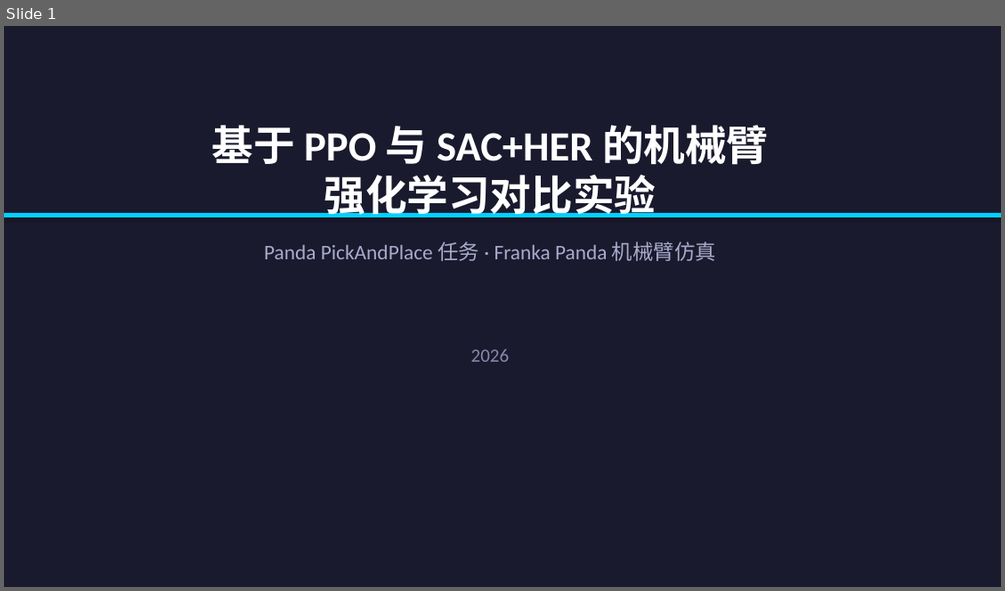
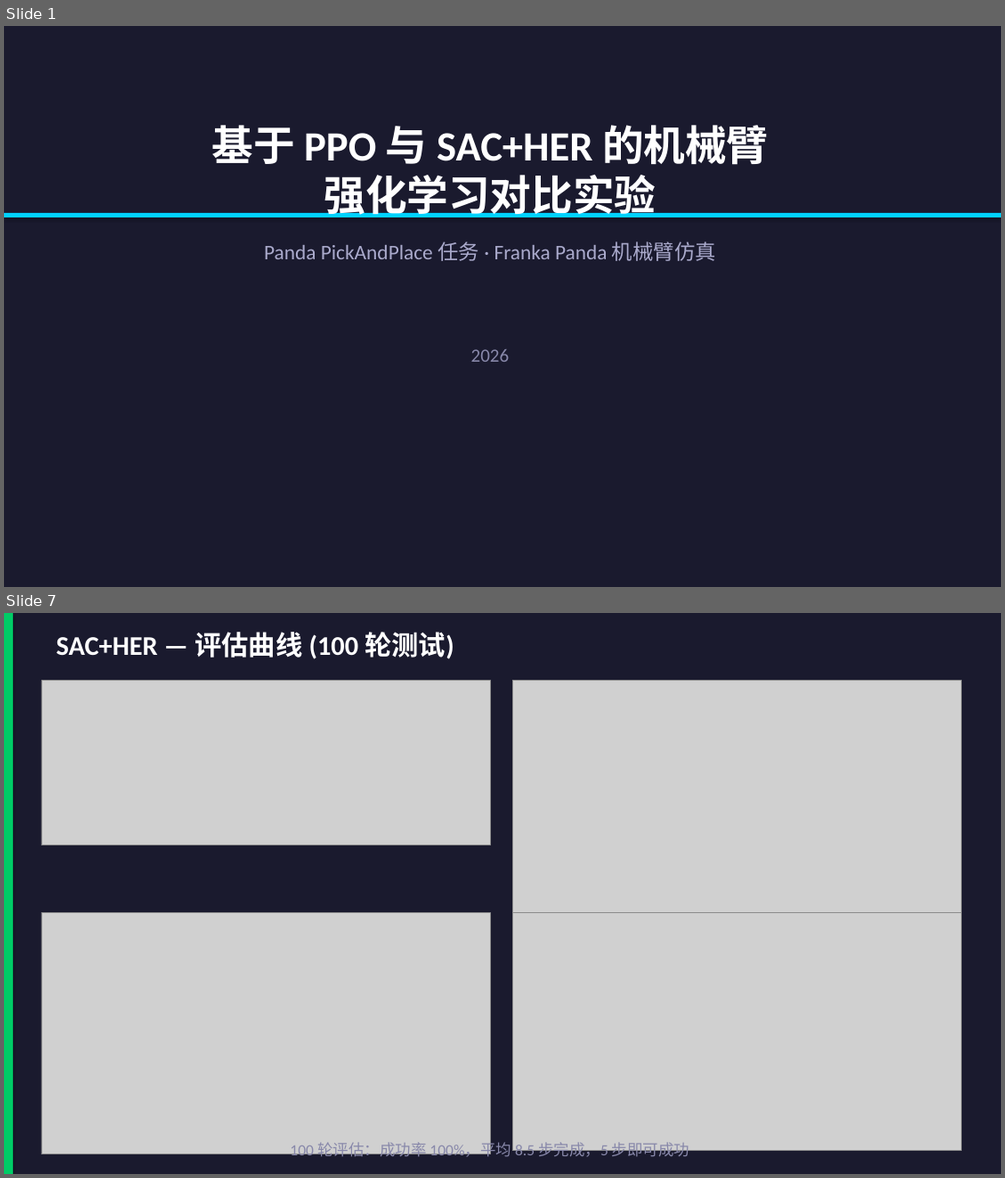
Before and after one commit to baobaolong777/RLStudy, a slide deck: 汇报PPT_PPO_vs_SAC_HER.pptx. Shown one above the other, each under a label of ours: slide 1 before the commit, slides 1 and 7 after it; the slides between them are not shown. The pictures are 1005x591 and 1005x1178 pixels, drawn with LibreOffice and Linux fonts; fonts in the diff are those of the drawing; grey boxes stand for pictures. Boxes give left, top, right and bottom in pixels: in the first picture for what was removed or moved away, otherwise in the second. Text is boxed around its words. In the diff, an @@ line names an element or a change of style, - is before the commit and + after.

```diff
--- a/汇报PPT_PPO_vs_SAC_HER.pptx
+++ b/汇报PPT_PPO_vs_SAC_HER.pptx
@@ slide 7 added at (4, 613, 1001, 1174), background #1A1A2E @@
@@ rectangle added at (4, 613, 13, 1174), fill #00CC66 @@
@@ text added at (57, 632, 454, 659), 26 pt, text #FFFFFF, bold @@
+SAC+HER — 评估曲线 (100 轮测试)
@@ picture added at (41, 681, 490, 845) @@
@@ picture added at (512, 681, 961, 920) @@
@@ picture added at (41, 912, 490, 1154) @@
@@ picture added at (512, 912, 961, 1151) @@
@@ text added at (290, 1139, 689, 1159), 15 pt, text #8888AA @@
+100 轮评估：成功率 100%，平均 8.5 步完成，5 步即可成功
```
Also in this commit, not shown: 5 slides changed, 5 other slides added, 3 slides removed, 1 other file.
